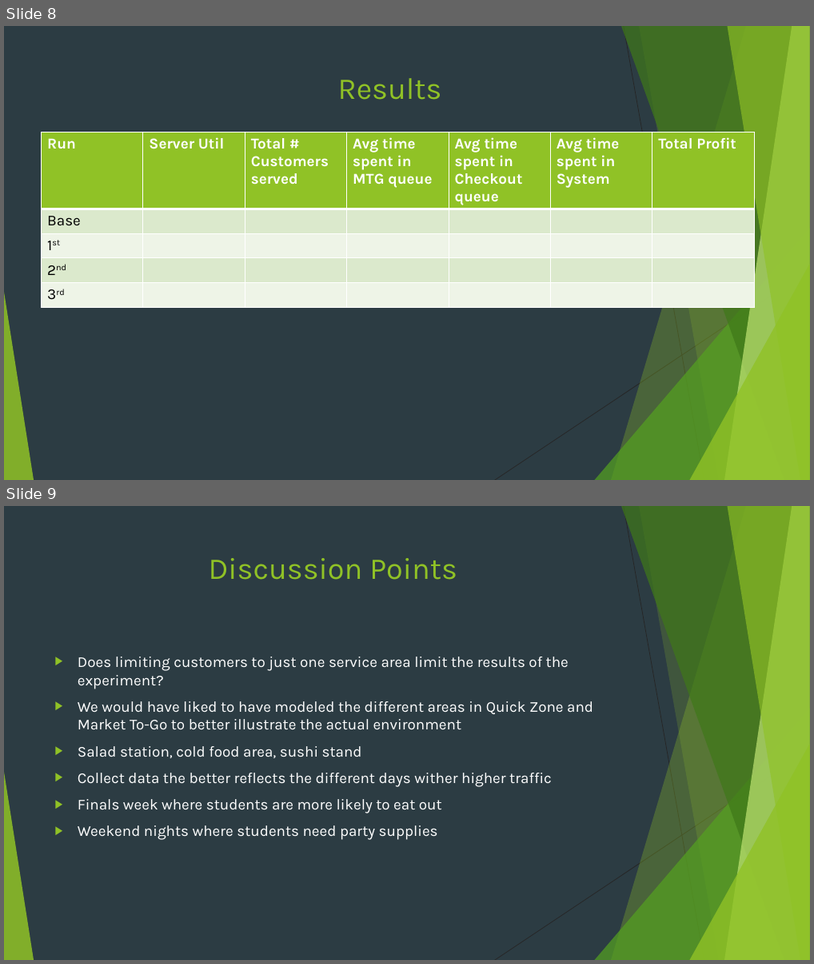
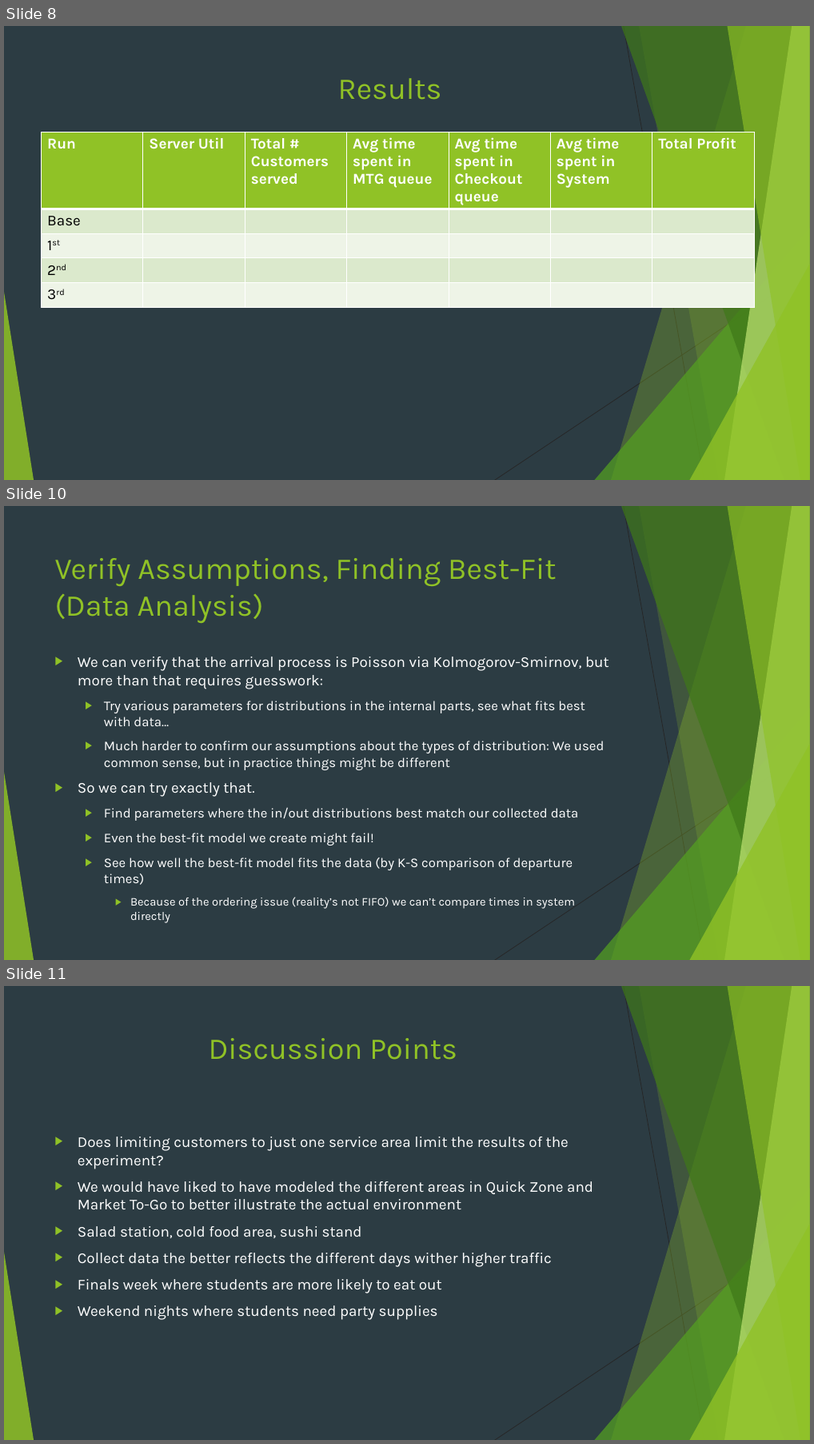
Before and after one commit to mshanoudy/CS1538-Project, a slide deck: SimPres.pptx. Shown one above the other, each under a label of ours: slides 8 and 9 before the commit, slides 8, 10 and 11 after it; the slides between them are not shown. The pictures are 814x964 and 814x1444 pixels, drawn with LibreOffice and Linux fonts; fonts in the diff are those of the drawing. Boxes give left, top, right and bottom in pixels: in the first picture for what was removed or moved away, otherwise in the second. Text is boxed around its words. In the diff, an @@ line names an element or a change of style, - is before the commit and + after.

Commit message:
Added some stuff about verifying assumptions
I’m neurotic, and this will be a ton of work in practice

```diff
--- a/SimPres.pptx
+++ b/SimPres.pptx
@@ slide 10 added at (x1=4, y1=506, x2=810, y2=960), background #2C3C43; not listed: 10 template elements that a slide beside it also shows @@
@@ title added at (x1=55, y1=558, x2=556, y2=623), 36 pt, text #90C226 @@
+Verify Assumptions, Finding Best-Fit (Data Analysis)
@@ text added at (x1=78, y1=656, x2=610, y2=923), 16 pt, text #FFFFFF @@
+▶ We can verify that the arrival process is Poisson via Kolmogorov-Smirnov, but more than that requires guesswork:
+  ▶ Try various parameters for distributions in the internal parts, see what fits best with data…
+  ▶ Much harder to confirm our assumptions about the types of distribution: We used common sense, but in practice things might be different
+▶ So we can try exactly that.
+  ▶ Find parameters where the in/out distributions best match our collected data
+  ▶ Even the best-fit model we create might fail!
+  ▶ See how well the best-fit model fits the data (by K-S comparison of departure times)
+    ▶ Because of the ordering issue (reality’s not FIFO) we can’t compare times in system directly
@@ what was slide 9 is now slide 11 @@
```
Also in this commit, not shown: 2 slides changed, 1 other slide added.
